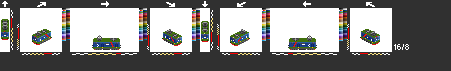
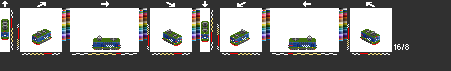
Two versions of the same layered image (451x71). Layer-by-layer changes:
added layer "gc2" above "gc1" over <box>40,34,372,48</box>
hid "gc1" over <box>40,34,372,48</box>
